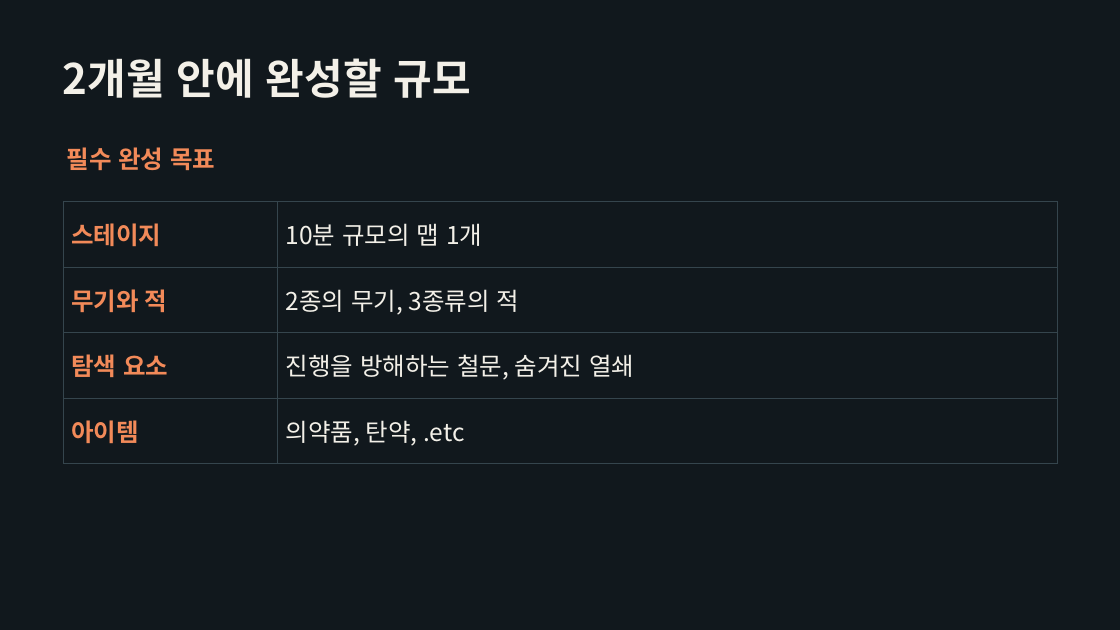
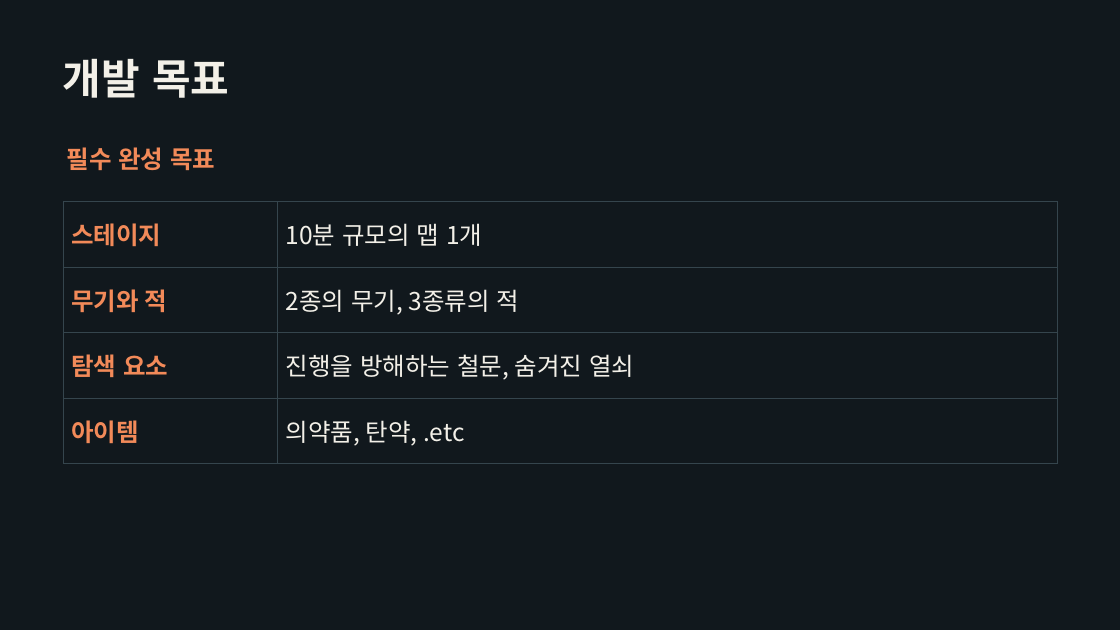
Before and after one commit to sonji3000-cloud/2DGP_Project, a slide deck: slide 4 of presentation/피코슈타인_1차발표.pptx (slide 5 before the commit). Drawn at 1120x630 pixels with LibreOffice and Linux fonts; fonts in the diff are those of the drawing. Boxes give left, top, right and bottom in pixels: in the first picture for what was removed or moved away, otherwise in the second. Text is boxed around its words. In the diff, an @@ line names an element or a change of style, - is before the commit and + after.

```diff
--- a/presentation/피코슈타인_1차발표.pptx
+++ b/presentation/피코슈타인_1차발표.pptx
@@ text at (63,58,229,98): text changed @@
-2개월 안에 완성할 규모
+개발 목표
@@ table at (63,202,1057,464) @@
-row 3, column 2: 진행을 방해하는 철문, 숨겨진 열쇄
+row 3, column 2: 진행을 방해하는 철문, 숨겨진 열쇠
```
Also in this commit, not shown: 4 other slides changed, 1 slide removed, 2 other files.
